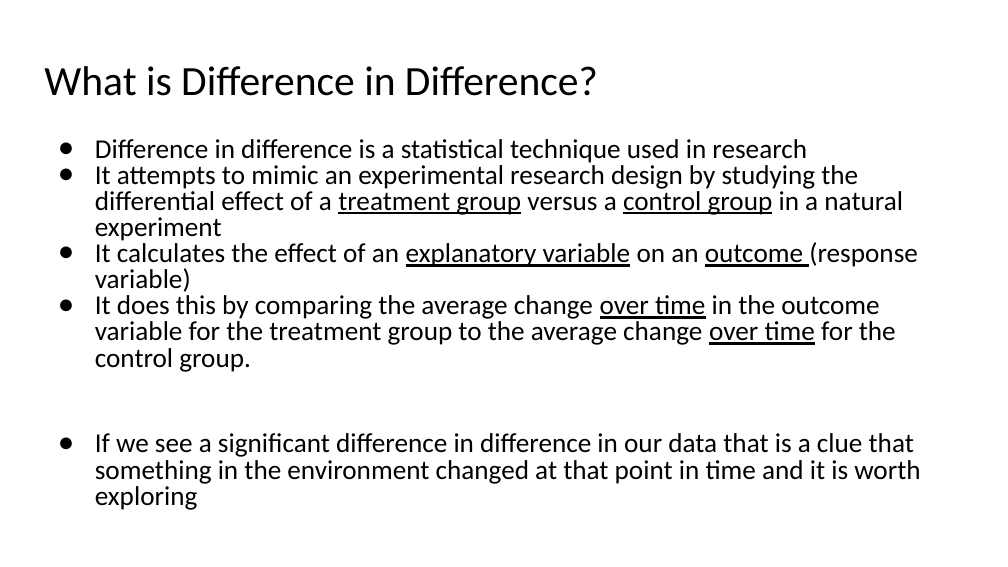
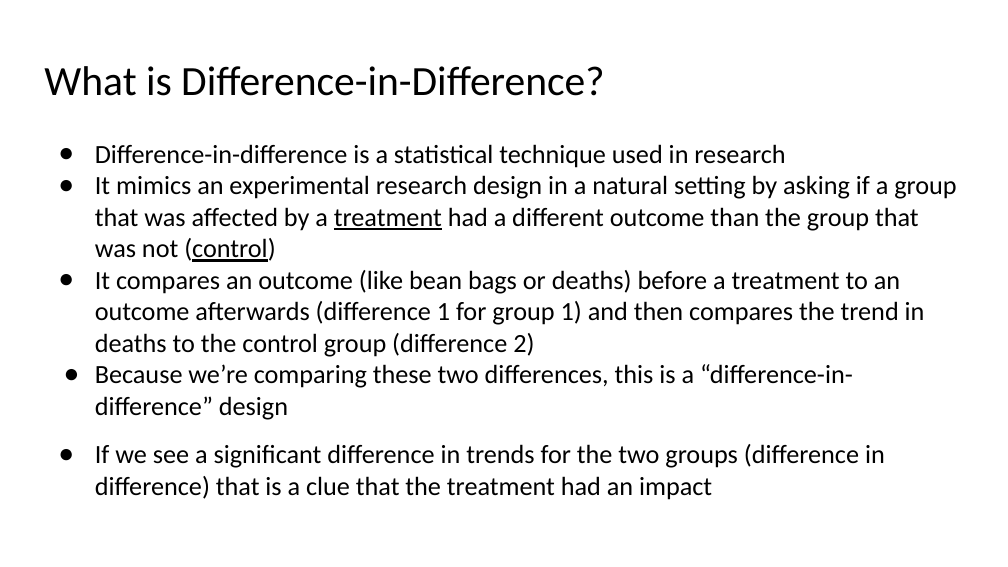
Before and after one commit to uchicago-dsi/data4all, a slide deck: slide 5 of Case 1 - Cholera/Lesson 6/Spark Activities/Spark_Lesson6.pptx. Drawn at 1008x567 pixels with LibreOffice and Linux fonts; fonts in the diff are those of the drawing. Boxes give left, top, right and bottom in pixels: in the first picture for what was removed or moved away, otherwise in the second. Text is boxed around its words. In the diff, an @@ line names an element or a change of style, - is before the commit and + after.

```diff
--- a/Case 1 - Cholera/Lesson 6/Spark Activities/Spark_Lesson6.pptx
+++ b/Case 1 - Cholera/Lesson 6/Spark Activities/Spark_Lesson6.pptx
@@ title at box(44, 66, 604, 96): text changed @@
-What is Difference in Difference?
+What is Difference-in-Difference?
@@ text at box(95, 144, 956, 500): text changed; size 25.9 to 25 pt @@
-● Difference in difference is a statistical technique used in research
-● It attempts to mimic an experimental research design by studying the differential effect of a treatment group versus a control group in a natural experiment
-● It calculates the effect of an explanatory variable on an outcome (response variable)
-● It does this by comparing the average change over time in the outcome variable for the treatment group to the average change over time for the control group.
-● If we see a significant difference in difference in our data that is a clue that something in the environment changed at that point in time and it is worth exploring
+● Difference-in-difference is a statistical technique used in research
+● It mimics an experimental research design in a natural setting by asking if a group that was affected by a treatment had a different outcome than the group that was not (control)
+● It compares an outcome (like bean bags or deaths) before a treatment to an outcome afterwards (difference 1 for group 1) and then compares the trend in deaths to the control group (difference 2)
+● Because we’re comparing these two differences, this is a “difference-in-difference” design
+● If we see a significant difference in trends for the two groups (difference in difference) that is a clue that the treatment had an impact
```
Also in this commit, not shown: 2 other slides changed, 1 other file.
